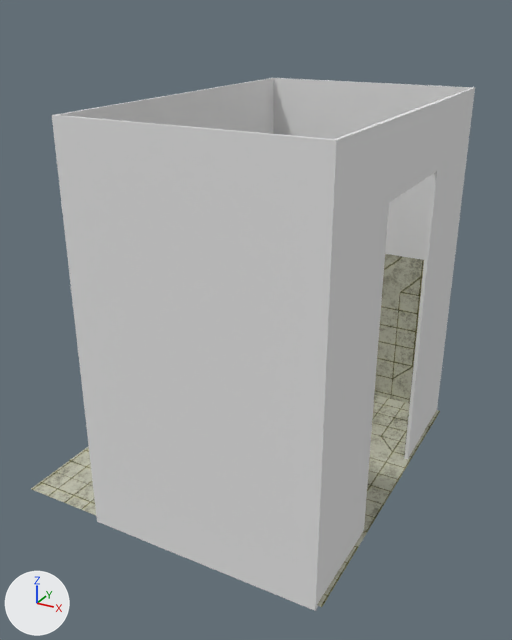
Renders of the FBX model Assets/_Project/Art/Models/Apartment/Rooms/Room_Bathroom.fbx from each side of a commit.
Before and after are seen from a camera (50 mm lens) standing at (7.93, 2.77, 9.6) and looking at (4.89, 8.29, 6.84). The lights are fixed; the arrows at lower left show +X, +Y and +Z. The picture after the commit comes second. Where no turn or scale is listed for an object, it has been applied to the vertices.

In view in the first picture: 'Plane.012', 'Walls.001', 'Walls.002'.
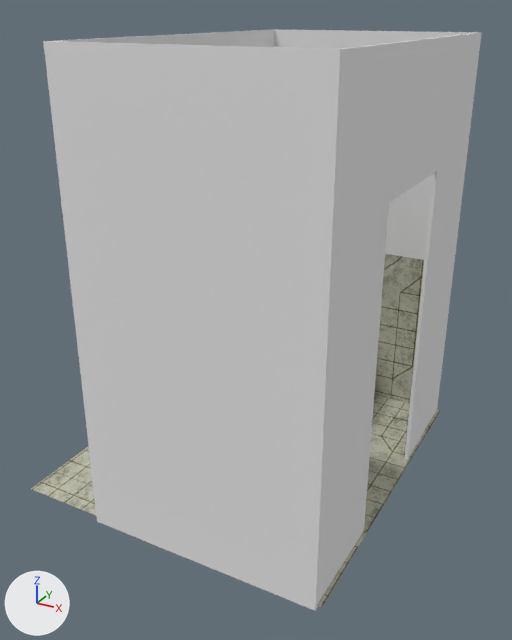
The newer file is also turned or shifted as a whole; pictures and numbers use the older file's frame.

Location of each change, [x1, y1, x2, y2] in pixels of the pictures (512 x 640 px; the box of a moved part takes in the faces that stretch with it):
'Walls.002', reshaped (9% taller): before [52, 78, 475, 611]; after [43, 29, 482, 611]
part 1 of me_scene_096, moved or reshaped: before [52, 78, 475, 239]; after [43, 29, 482, 239]

The change, as a list of edits to the scene's bpy script:
```text
Change me_scene_096:
    used by ob_walls_002; location = (3.98, 12.83, 7.32)
    remove me_scene_096.from_pydata(...)  # 48 vertices, 48 faces; spans x 0.08..2.32, y -6.11..-2.64, z -2.1..1.58
    add me_scene_096.from_pydata(...)  # 48 vertices, 48 faces; spans x 0.08..2.32, y -6.11..-2.64, z -2.1..2.08
    me_scene_096 part 1: all 12 vertices in x 0.08..2.32, y -6.11..-2.64, z 1.58 are moved by (0.0, 0.0, 0.5)
```
